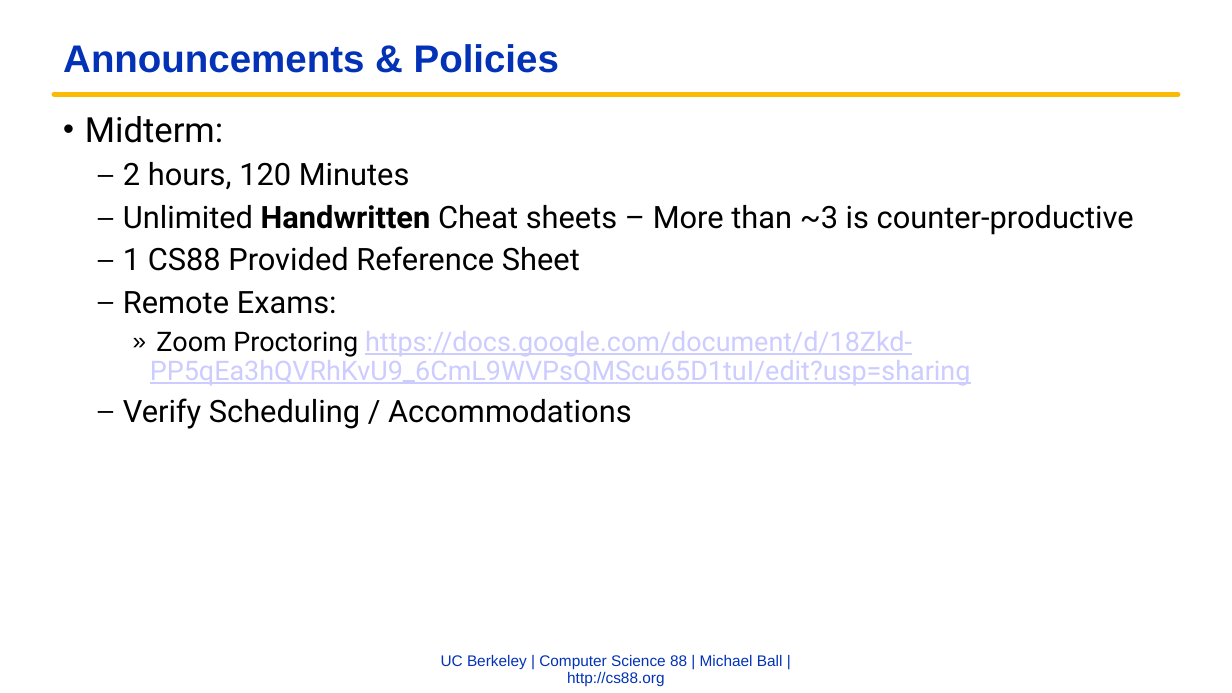
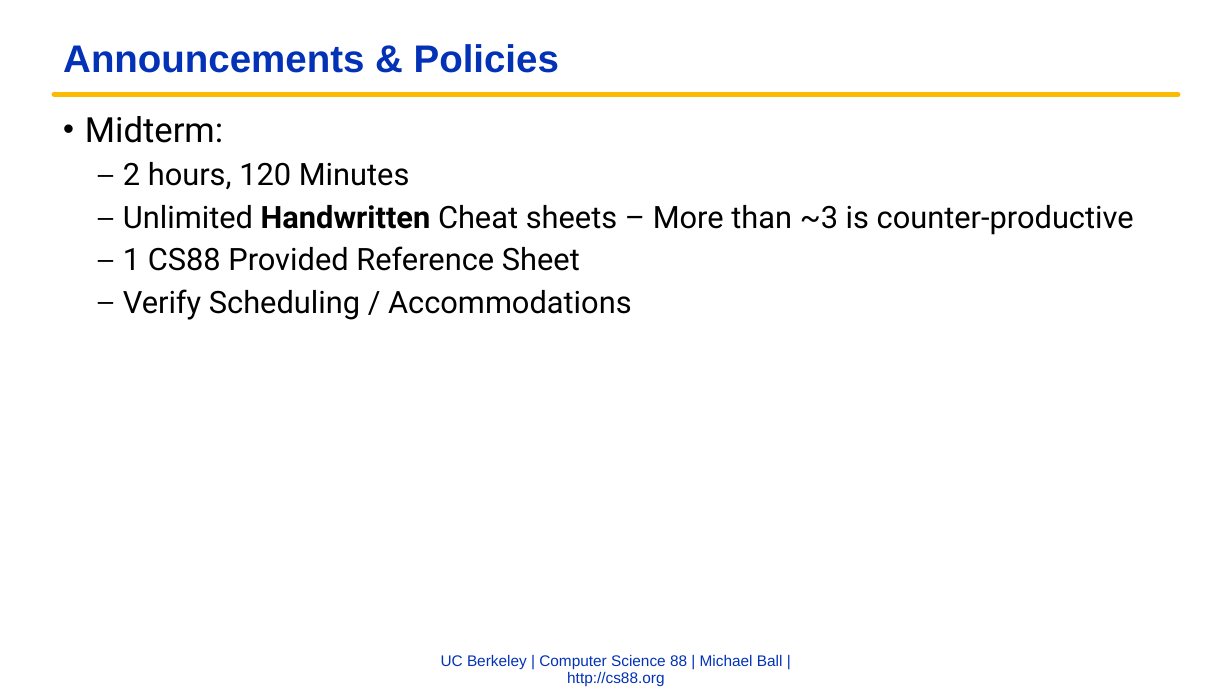
Before and after one commit to cs88-website/fa22, a slide deck: slide 2 of assets/slides/fa22/16-Midterm_Review.pptx. Drawn at 1232x693 pixels with LibreOffice and Linux fonts; fonts in the diff are those of the drawing; background and template pictures are left out. Boxes give left, top, right and bottom in pixels: in the first picture for what was removed or moved away, otherwise in the second. Text is boxed around its words. In the diff, an @@ line names an element or a change of style, - is before the commit and + after.

```diff
--- a/assets/slides/fa22/16-Midterm_Review.pptx
+++ b/assets/slides/fa22/16-Midterm_Review.pptx
@@ text at [123,291,971,385]: paragraphs removed @@
-  – Remote Exams:
-    » Zoom Proctoring https://docs.google.com/document/d/18Zkd-PP5qEa3hQVRhKvU9_6CmL9WVPsQMScu65D1tuI/edit?usp=sharing
```
Also in this commit, not shown: 2 slides added, 2 other files.
